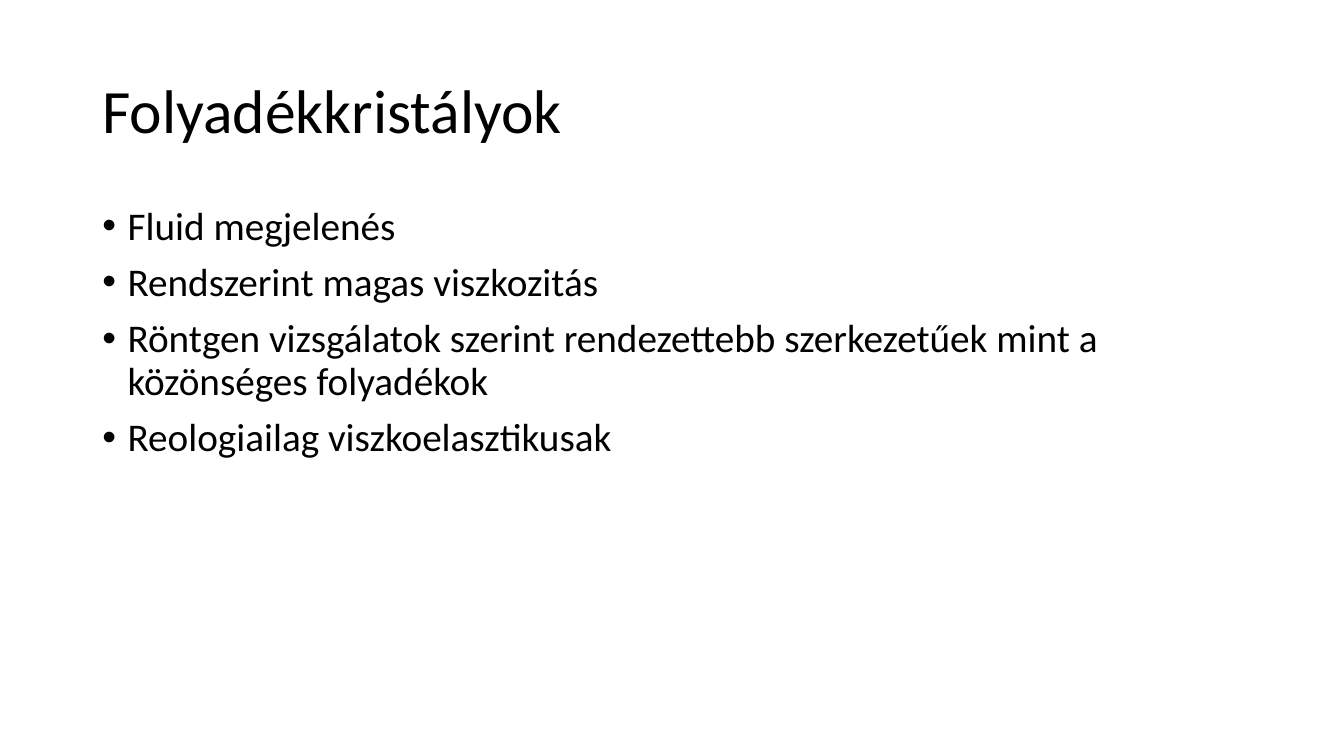
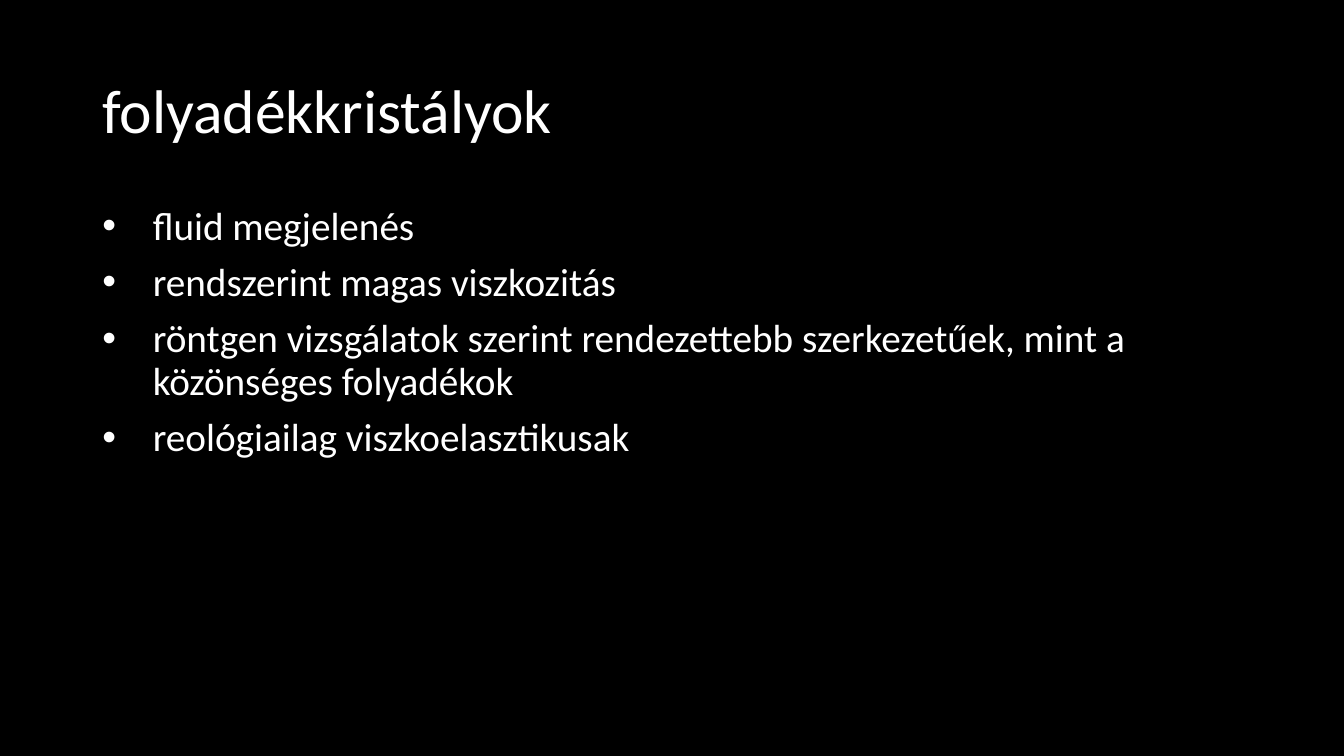
Before and after one commit to LilianaBohus/chemistry-presenations, a slide deck: slide 33 of adjuvants.pptx. Drawn at 1344x756 pixels with LibreOffice and Linux fonts; fonts in the diff are those of the drawing; background and template pictures are left out. Boxes give left, top, right and bottom in pixels: in the first picture for what was removed or moved away, otherwise in the second. Text is boxed around its words. In the diff, an @@ line names an element or a change of style, - is before the commit and + after.

```diff
--- a/adjuvants.pptx
+++ b/adjuvants.pptx
@@ background #FFFFFF to picture (left out) @@
@@ text at [102, 90, 551, 143]: text changed; text colour #000000 to #FFFFFF @@
-Folyadékkristályok
+folyadékkristályok
@@ text at [153, 212, 1125, 458]: text changed; text colour #000000 to #FFFFFF @@
-• Fluid megjelenés
-• Rendszerint magas viszkozitás
-• Röntgen vizsgálatok szerint rendezettebb szerkezetűek mint a közönséges folyadékok
-• Reologiailag viszkoelasztikusak
+• fluid megjelenés
+• rendszerint magas viszkozitás
+• röntgen vizsgálatok szerint rendezettebb szerkezetűek, mint a közönséges folyadékok
+• reológiailag viszkoelasztikusak
```
Also in this commit, not shown: 4 other slides changed.
